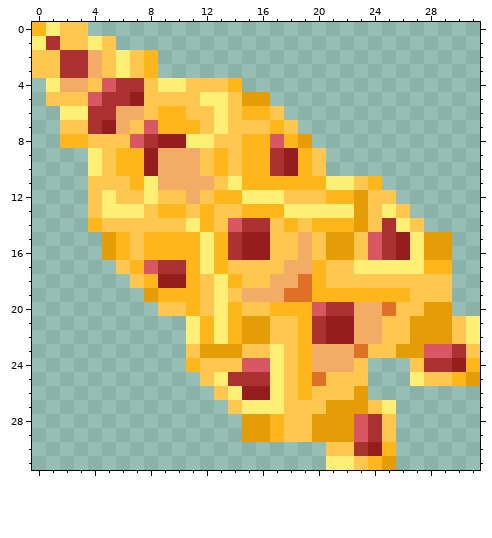
Two states of a pixel-art sprite, Virmalous/Assets/Textures/UI/CustomCursor2.png. The first picture shows the starting point.
The file is 32x32 pixels.
Now the later version:
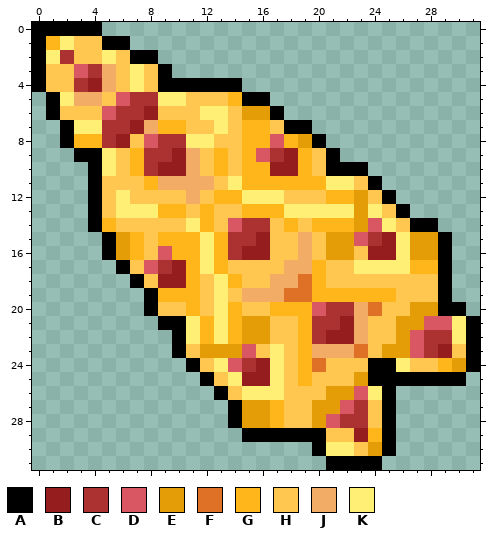
Palette (. is transparent): A #000000  B #961d1d  C #ac3232  D #d95763  E #e49d07  F #df7126  G #ffb61b  H #ffc750  J #f2ac65  K #ffef75
Edits made:
y 0: x 0..4 GKHH. -> AAAAA
y 1: x 0..2 KCH -> AGK; x 4..6 KH. -> HAA
y 2: x 0..1 HH -> AK; x 3..8 CJHKHG -> HHKHAA
y 3: x 0 H -> A; x 2..9 CCJHKHG. -> HDCJHKHA
y 4: x 0..7 .KJJHDCC -> AHHCBJHK; x 9..14 KKHHHG -> AAAAAA
y 5: x 1..10 HHHDCCBHHH -> AKJJHDCCKK; x 12..16 KKHEE -> HHGAA
y 6: x 1..10 .KKCCJJHGG -> AHHHDCCBHH; x 12 H -> K; x 15..17 GGH -> EEA
y 7: x 2..8 HHCBJHD -> AKKCCBJ; x 11 G -> H; x 15..19 HHGH. -> GGHAA
y 8: x 2 G -> A; x 4..10 HHHDCBB -> GCBHDCC; x 20 . -> A
y 9: x 3..6 .KHG -> AAKH; x 8..10 BJJ -> CCB; x 16 G -> D; x 21 . -> A
y 10: x 4..6 KHG -> AKH; x 8..10 BJJ -> CBB; x 17 C -> B; x 21..23 ... -> AAA
y 11: x 4 H -> A; x 7..8 GK -> HG; x 24 G -> A
y 12: x 4..6 HKH -> AHK; x 8 K -> H; x 25 H -> A
y 13: x 4..5 HK -> AH; x 8 H -> K; x 24..26 HKH -> KHA
y 14: x 4..5 GH -> AG; x 24..28 HCKH. -> DKHAA
y 15: x 5..8 EGHG -> AEGH; x 15 B -> C; x 23..27 HDCBK -> DCBKE; x 29 E -> A
y 16: x 5..9 EGHGG -> AEGHD; x 24..27 DCBK -> BBKE; x 29 E -> A
y 17: x 6..7 HG -> AH; x 10 C -> B; x 27 K -> G; x 29 G -> A
y 18: x 7..8 HG -> AH; x 29 H -> A
y 19: x 8 E -> A; x 26 G -> H; x 29 H -> A
y 20: x 8 . -> A; x 24..25 JF -> FH; x 27 H -> E; x 29..30 E. -> AA
y 21: x 9..10 .. -> AA; x 21 B -> C; x 24 J -> H; x 26 H -> E; x 28..31 EEHK -> DDKA
y 22: x 10 . -> A; x 24 J -> H; x 26..31 HEEEHK -> EDCCKA
y 23: x 10 . -> A; x 15 H -> D; x 25 H -> E; x 27..31 EDDCH -> DCBHA
y 24: x 11 G -> A; x 13..16 HHDD -> KDCB; x 20..22 JJJ -> FHH; x 24..26 ... -> AAK; x 28..31 CCBG -> HGEA
y 25: x 12..16 HKCCC -> AHKBB; x 20 F -> H; x 23..31 H...KHHGE -> EAAAAAAA.
y 26: x 13..16 HKBB -> AHKK; x 19 G -> H; x 21..25 HHE.. -> EEDKA
y 27: x 14..17 HKKK -> AEEG; x 20 H -> E; x 22..23 EE -> DC; x 25 K -> A
y 28: x 14 . -> A; x 21..25 EEDCH -> DCCHA
y 29: x 15..25 EEGHHEEEDCH -> AAAAAAHHBGA
y 30: x 20..25 .HHCBG -> AKKHEA
y 31: x 21..25 KKHGE -> AAAA.
Changed places in both pictures, as pixel boxes (x1, y1, x2, y2):
changed: (32, 22, 480, 470)
